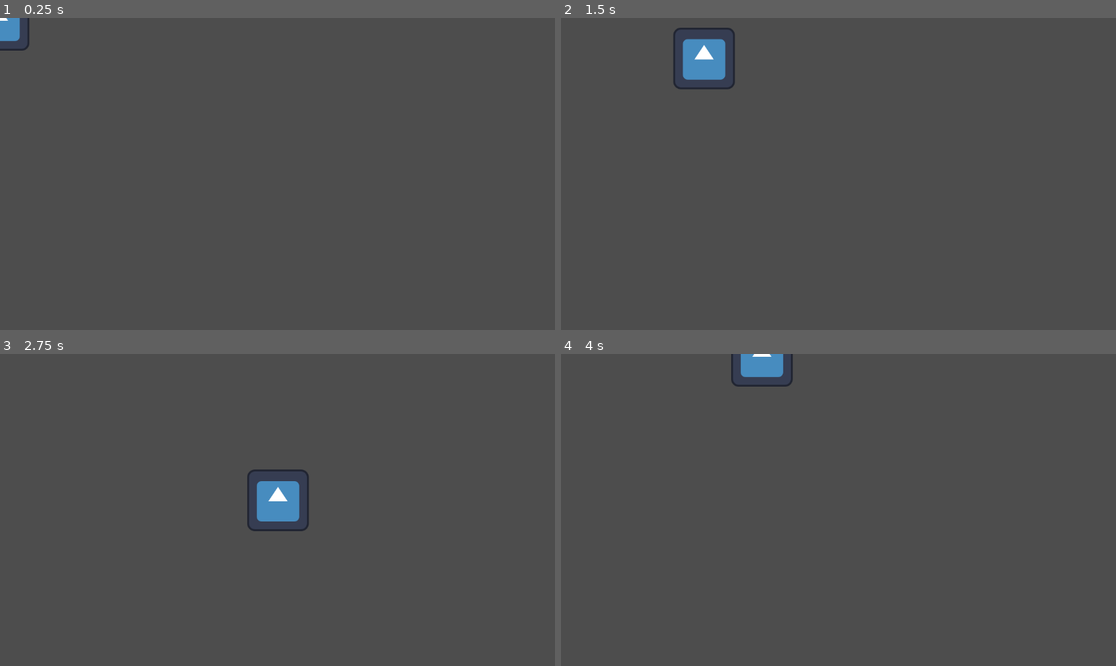
Above: before the commit, frames 1-4 (two rows, left to right).
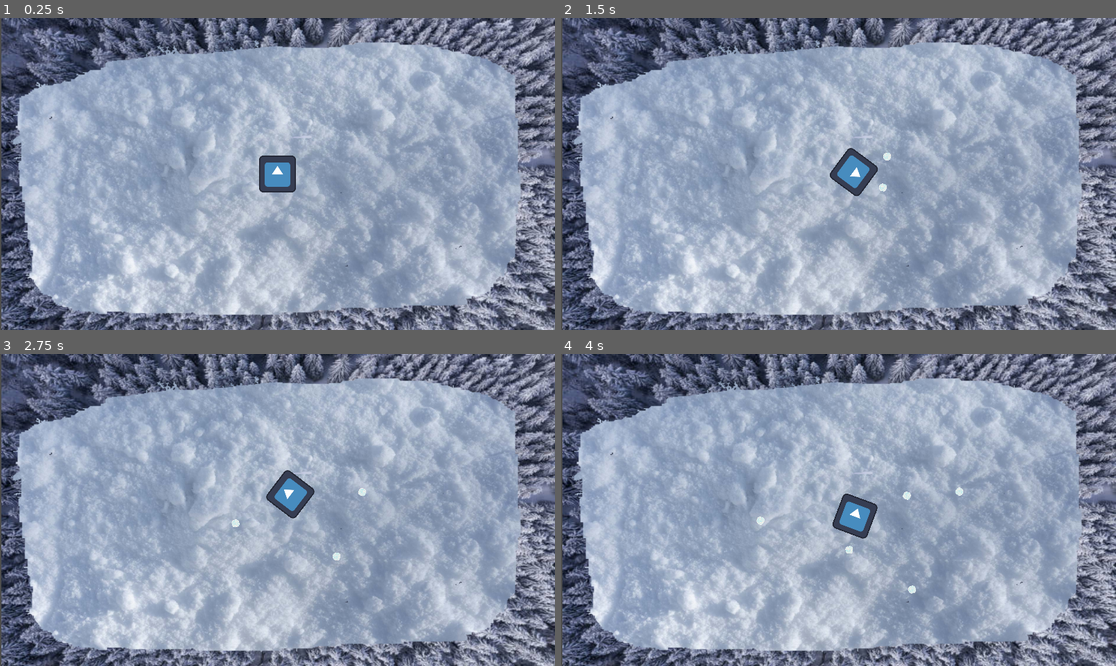
Above: after the commit, the same moments.

Repository: Parker-Vetter/snow-man-brawl
Game: Godot game, scene res://MainGame/Scenes/mainGame.tscn
The game is run twice, just before and just after one commit, with the same random seed, the same clock (stepped at 60 frames per second) and the same inputs. Before the commit the project starts from res://MainGame/MainGame.tscn. The engine's default icon, where the game draws it, is replaced by a stand-in: a white triangle on a blue panel in a dark square.
Inputs (mouse positions are in pixels of both pictures, inside the frame that each line leads up to):
- Up to frame 1 (0.25 s): no input
- Up to frame 2 (1.5 s): tap Enter at 0.5 s; move the mouse to (960, 158) at 0.52 s; hold D (Right) 0.53-1.28 s; hold Space (Shoot) 0.53-1.28 s; move the mouse to (727, 189) at 1.27 s; hold S (Down) from 1.28 s (still down); tap Space (Shoot) at 1.35 s
- Up to frame 3 (2.75 s): move the mouse to (333, 441) at 2.02 s; release S (Down) at 2.03 s; hold D (Right) from 2.03 s (still down); hold Space (Shoot) from 2.03 s (still down)
- Up to frame 4 (4 s): move the mouse to (810, 572) at 2.77 s; release D (Right) at 2.78 s; release Space (Shoot) at 2.78 s; hold W (Up) 2.78-3.53 s; tap Space (Shoot) at 2.85 s; move the mouse to (1005, 556) at 3.52 s; hold A (Left) from 3.53 s (still down); hold Space (Shoot) from 3.53 s (still down)

The runs differ from the first frame. In frame 1, 95% of the frame differs, in the area x 0-100%, y 0-100%; in frame 2, 95%; in frame 3, 95%; in frame 4, 95%.

Commit message:
Shoosting and moving with the mouse
General basic main game scene setup.

Diff:
--- /dev/null
+++ b/MainGame/Assets/snowman_frames.tres
@@ -0,0 +1,39 @@
+[gd_resource type="SpriteFrames" format=3 uid="uid://mmsh7fp13qnt"]
+
+[ext_resource type="Texture2D" uid="uid://cfrf3ptex8cp6" path="res://MainGame/Assets/snowman.png" id="1_4fuvd"]
+
+[sub_resource type="AtlasTexture" id="AtlasTexture_6v08o"]
+atlas = ExtResource("1_4fuvd")
+region = Rect2(0, 0, 225, 225)
+
+[sub_resource type="AtlasTexture" id="AtlasTexture_8ixk4"]
+atlas = ExtResource("1_4fuvd")
+region = Rect2(225, 0, 225, 225)
+
+[sub_resource type="AtlasTexture" id="AtlasTexture_axal0"]
+atlas = ExtResource("1_4fuvd")
+region = Rect2(0, 225, 225, 225)
+
+[sub_resource type="AtlasTexture" id="AtlasTexture_dysf5"]
+atlas = ExtResource("1_4fuvd")
+region = Rect2(225, 225, 225, 225)
+
+[resource]
+animations = [{
+"frames": [{
+"duration": 1.0,
+"texture": SubResource("AtlasTexture_6v08o")
+}, {
+"duration": 1.0,
+"texture": SubResource("AtlasTexture_8ixk4")
+}, {
+"duration": 1.0,
+"texture": SubResource("AtlasTexture_axal0")
+}, {
+"duration": 1.0,
+"texture": SubResource("AtlasTexture_dysf5")
+}],
+"loop": true,
+"name": &"default",
+"speed": 5.0
+}]
--- a/MainGame/MainGame.tscn
+++ /dev/null
@@ -1,16 +0,0 @@
-[gd_scene format=3 uid="uid://b50qatksorepn"]
-
-[ext_resource type="PackedScene" uid="uid://yqiowf3t0i54" path="res://MainGame/Player.tscn" id="1_6bbl1"]
-
-[node name="MainGame" type="Node2D" unique_id=253206731]
-
-[node name="CharacterBody2D" parent="." unique_id=1210048637 instance=ExtResource("1_6bbl1")]
-position = Vector2(-2, 4)
-
-[node name="CollisionShape2D" parent="CharacterBody2D" index="0" unique_id=1313249225]
-position = Vector2(-1, 0)
-
-[node name="Sprite2D" parent="CharacterBody2D" index="1" unique_id=1886185423]
-position = Vector2(-1, 0)
-
-[editable path="CharacterBody2D"]
--- a/MainGame/Player.gd
+++ /dev/null
@@ -1,11 +0,0 @@
-extends CharacterBody2D
-@onready var collision :CollisionShape2D = $CollisionShape2D
-@export var speed = 400
-
-func get_input():
-	var input_direction = Input.get_vector("Left", "Right", "Up", "Down")
-	velocity = input_direction * speed
-
-func _physics_process(delta):
-	get_input()
-	move_and_slide()
--- a/MainGame/Player.tscn
+++ /dev/null
@@ -1,18 +0,0 @@
-[gd_scene format=3 uid="uid://yqiowf3t0i54"]
-
-[ext_resource type="Script" uid="uid://dx6v36ecoksvj" path="res://MainGame/Player.gd" id="1_ncgo4"]
-[ext_resource type="Texture2D" uid="uid://d4dg0lito6cx6" path="res://icon.svg" id="2_otgri"]
-
-[sub_resource type="CircleShape2D" id="CircleShape2D_1taep"]
-radius = 54.00926
-
-[node name="CharacterBody2D" type="CharacterBody2D" unique_id=1210048637]
-script = ExtResource("1_ncgo4")
-
-[node name="CollisionShape2D" type="CollisionShape2D" parent="." unique_id=1313249225]
-position = Vector2(153, 20)
-shape = SubResource("CircleShape2D_1taep")
-
-[node name="Sprite2D" type="Sprite2D" parent="." unique_id=1886185423]
-position = Vector2(153, 20)
-texture = ExtResource("2_otgri")
--- /dev/null
+++ b/MainGame/Scenes/mainGame.tscn
@@ -0,0 +1,23 @@
+[gd_scene format=3 uid="uid://b50qatksorepn"]
+
+[ext_resource type="Texture2D" uid="uid://bnptlavybfl6u" path="res://MainGame/Assets/background.png" id="1_bde7d"]
+[ext_resource type="PackedScene" uid="uid://yqiowf3t0i54" path="res://MainGame/Scenes/player2.tscn" id="2_4bhc6"]
+[ext_resource type="Script" uid="uid://dhq2qu3bnbfvx" path="res://MainGame/Scripts/enemy_spawner.gd" id="3_nwsis"]
+
+[node name="MainGame" type="Node2D" unique_id=253206731]
+
+[node name="Background" type="Sprite2D" parent="." unique_id=950277489]
+position = Vector2(962.25, 540)
+scale = Vector2(3.1299021, 2.647059)
+texture = ExtResource("1_bde7d")
+
+[node name="Player" parent="." unique_id=1210048637 instance=ExtResource("2_4bhc6")]
+position = Vector2(960, 540)
+
+[node name="EnemySpawner" type="Marker2D" parent="." unique_id=452461616]
+position = Vector2(960, 539)
+script = ExtResource("3_nwsis")
+
+[node name="Timer" type="Timer" parent="EnemySpawner" unique_id=1088430609]
+
+[connection signal="timeout" from="EnemySpawner/Timer" to="EnemySpawner" method="_on_timer_timeout"]
--- /dev/null
+++ b/MainGame/Scenes/player2.tscn
@@ -0,0 +1,20 @@
+[gd_scene format=3 uid="uid://yqiowf3t0i54"]
+
+[ext_resource type="Script" uid="uid://dx6v36ecoksvj" path="res://MainGame/Scripts/player.gd" id="1_mta5u"]
+[ext_resource type="Texture2D" uid="uid://d4dg0lito6cx6" path="res://icon.svg" id="2_7gfwd"]
+
+[sub_resource type="CircleShape2D" id="CircleShape2D_1taep"]
+radius = 70.00714
+
+[node name="Player" type="CharacterBody2D" unique_id=1210048637]
+script = ExtResource("1_mta5u")
+
+[node name="Sprite2D" type="Sprite2D" parent="." unique_id=1886185423]
+texture = ExtResource("2_7gfwd")
+
+[node name="CollisionShape2D" type="CollisionShape2D" parent="." unique_id=1313249225]
+position = Vector2(0, -1)
+shape = SubResource("CircleShape2D_1taep")
+
+[node name="BulletOrigin" type="Marker2D" parent="." unique_id=1236531661]
+position = Vector2(74, -58)
--- /dev/null
+++ b/MainGame/Scenes/projectile.tscn
@@ -0,0 +1,19 @@
+[gd_scene format=3 uid="uid://c2iccormyy1ct"]
+
+[ext_resource type="Script" uid="uid://dquaqb17dbw8x" path="res://MainGame/Scripts/projectile.gd" id="1_rm2tq"]
+[ext_resource type="Texture2D" uid="uid://cwxsqqvccmpjb" path="res://MainGame/Assets/snowball.png" id="2_cmv3f"]
+
+[sub_resource type="CircleShape2D" id="CircleShape2D_3vito"]
+radius = 14.035668
+
+[node name="Projectile" type="CharacterBody2D" unique_id=1431443082]
+collision_layer = 4
+collision_mask = 2
+script = ExtResource("1_rm2tq")
+
+[node name="Sprite2D" type="Sprite2D" parent="." unique_id=1783827972]
+scale = Vector2(0.40625, 0.40625)
+texture = ExtResource("2_cmv3f")
+
+[node name="CollisionShape2D" type="CollisionShape2D" parent="." unique_id=30349597]
+shape = SubResource("CircleShape2D_3vito")
--- /dev/null
+++ b/MainGame/Scenes/snowman.tscn
@@ -0,0 +1,15 @@
+[gd_scene format=3 uid="uid://byo57dlvacb22"]
+
+[ext_resource type="SpriteFrames" uid="uid://mmsh7fp13qnt" path="res://MainGame/Assets/snowman_frames.tres" id="1_ih1tb"]
+
+[node name="Snowman" type="CharacterBody2D" unique_id=15038228]
+
+[node name="AnimatedSprite2D" type="AnimatedSprite2D" parent="." unique_id=1937764219]
+position = Vector2(0, -107)
+sprite_frames = ExtResource("1_ih1tb")
+autoplay = "default"
+frame_progress = 0.9642842
+
+[node name="CollisionPolygon2D" type="CollisionPolygon2D" parent="." unique_id=398578801]
+position = Vector2(0, -107)
+polygon = PackedVector2Array(15, 8, 46, 20, 51, 85, 33, 108, -32, 107, -53, 81, -54, 30, -25, 8, -41, -22, -35, -48, -24, -63, -35, -92, -23, -107, 19, -108, 28, -90, 20, -68, 13, -61, 36, -44, 37, -12)
--- /dev/null
+++ b/MainGame/Scripts/enemy_spawner.gd
@@ -0,0 +1,24 @@
+extends Marker2D
+@onready var timer:Timer = $Timer
+
+## The list of enemies to spawn
+@export var enemies: Resource
+## How many enemies to spawn
+@export var initialSpawnCount = 4
+## Time in seconds between spawns
+@export var spawnDelay = 5
+
+
+# Called when the node enters the scene tree for the first time.
+func _ready() -> void:
+	timer.wait_time = spawnDelay
+	timer.start()
+
+
+# Called every frame. 'delta' is the elapsed time since the previous frame.
+func _process(delta: float) -> void:
+	pass
+
+
+func _on_timer_timeout() -> void:
+	print("SPAWN")
--- /dev/null
+++ b/MainGame/Scripts/player.gd
@@ -0,0 +1,42 @@
+extends CharacterBody2D
+@onready var collision :CollisionShape2D = $CollisionShape2D
+@onready var bulletOrigin: Marker2D = $BulletOrigin
+
+@onready var main =  get_tree().get_root().get_node("MainGame")
+@onready var projectile = load("res://MainGame/Scenes/projectile.tscn")
+
+@export var maxSpeed = 100
+@export var targetDistance = 150
+## Shooting rate in shots per second
+@export var shootDelay:float = 1
+
+#func _ready() -> void:
+	#shootTimer.wait_time = shootDelay
+	#shootTimer.start()
+
+func shoot():
+	var instance = projectile.instantiate()
+	instance.dir = rotation - PI/2
+	instance.spawnPos = position + bulletOrigin.position.rotated(rotation)
+	instance.spawnRot = rotation
+	instance.spinSpeed = randf_range(-300, 300)
+	main.add_child.call_deferred(instance)
+
+
+func _input(event):
+	if event.is_action_pressed("Shoot"):
+		shoot()
+
+func _physics_process(delta):
+	#rotate toward the mouse
+	var mousepositoion = get_local_mouse_position()
+	rotation+= mousepositoion.angle() * 0.1
+
+	#move toward the mouse
+	var globalMouse = get_global_mouse_position()
+	var distance = globalMouse.distance_to(position)
+	var fromDestination = max(0, distance-targetDistance)
+	var vel:Vector2 = position.direction_to(globalMouse) * fromDestination
+	vel = vel.limit_length(maxSpeed)
+	velocity = vel
+	move_and_slide()
--- /dev/null
+++ b/MainGame/Scripts/projectile.gd
@@ -0,0 +1,20 @@
+extends CharacterBody2D
+
+
+@export var speed: float = 100
+var dir :float
+var spawnPos : Vector2
+var spawnRot : float
+var spinSpeed: float
+
+func _ready() -> void:
+	global_position = spawnPos
+	global_rotation = spawnRot
+
+func _physics_process(delta: float) -> void:
+	velocity = Vector2(0, speed).rotated(dir)
+	rotation_degrees += spinSpeed * delta
+	move_and_slide()
+
+func _on_visible_on_screen_notifier_2d_screen_exited():
+	queue_free()
--- a/project.godot
+++ b/project.godot
@@ -14,6 +14,12 @@
 run/main_scene="uid://b50qatksorepn"
 config/features=PackedStringArray("4.6", "GL Compatibility")
 config/icon="res://icon.svg"
+
+[display]
+
+window/size/viewport_width=1920
+window/size/viewport_height=1080
+window/size/resizable=false
 
 [dotnet]
 
@@ -44,6 +50,7 @@
 Shoot={
 "deadzone": 0.2,
 "events": [Object(InputEventKey,"resource_local_to_scene":false,"resource_name":"","device":-1,"window_id":0,"alt_press …(191 unchanged characters)…
+, Object(InputEventMouseButton,"resource_local_to_scene":false,"resource_name":"","device":-1,"window_id":0,"alt_pressed":false,"shift_pressed":false,"ctrl_pressed":false,"meta_pressed":false,"button_mask":1,"position":Vector2(746, 10),"global_position":Vector2(755, 58),"factor":1.0,"button_index":1,"canceled":false,"pressed":true,"double_click":false,"script":null)
 ]
 }
 
Binary file added: MainGame/Assets/background.png
Not shown, added: MainGame/Assets/background.png.import
Binary file added: MainGame/Assets/snowball.png
Not shown, added: MainGame/Assets/snowball.png.import
Binary file added: MainGame/Assets/snowman.png
Not shown, added: MainGame/Assets/snowman.png.import
Not shown, added: MainGame/Scripts/enemy_spawner.gd.uid
Renamed: MainGame/Player.gd.uid -> MainGame/Scripts/player.gd.uid
Not shown, added: MainGame/Scripts/projectile.gd.uid
